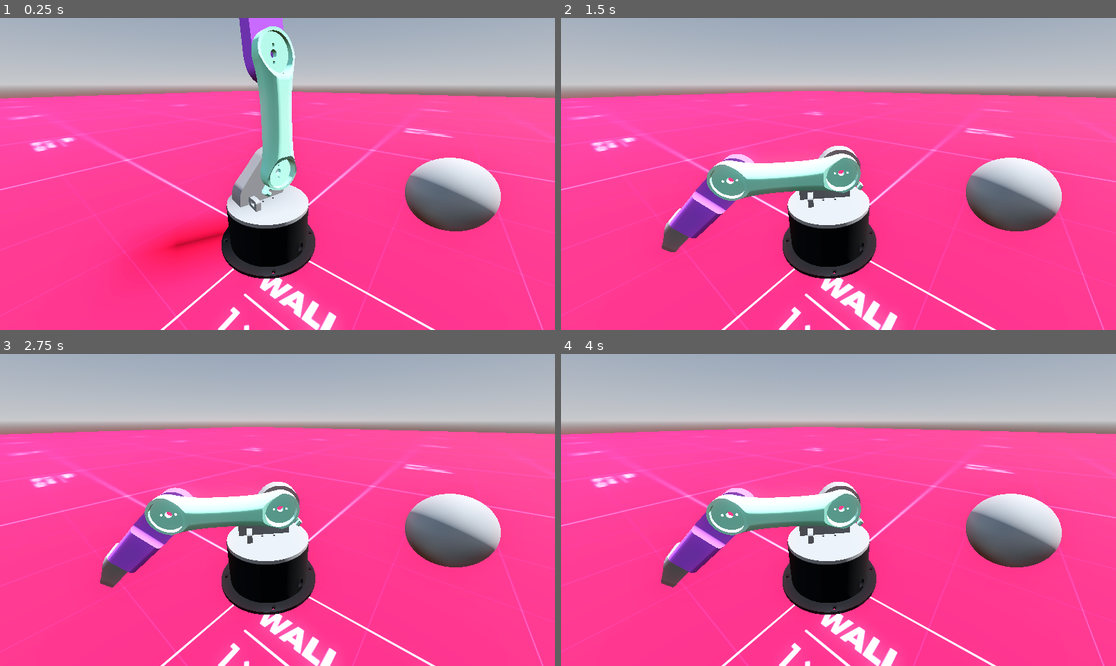
Above: before the commit, frames 1-4 (two rows, left to right).
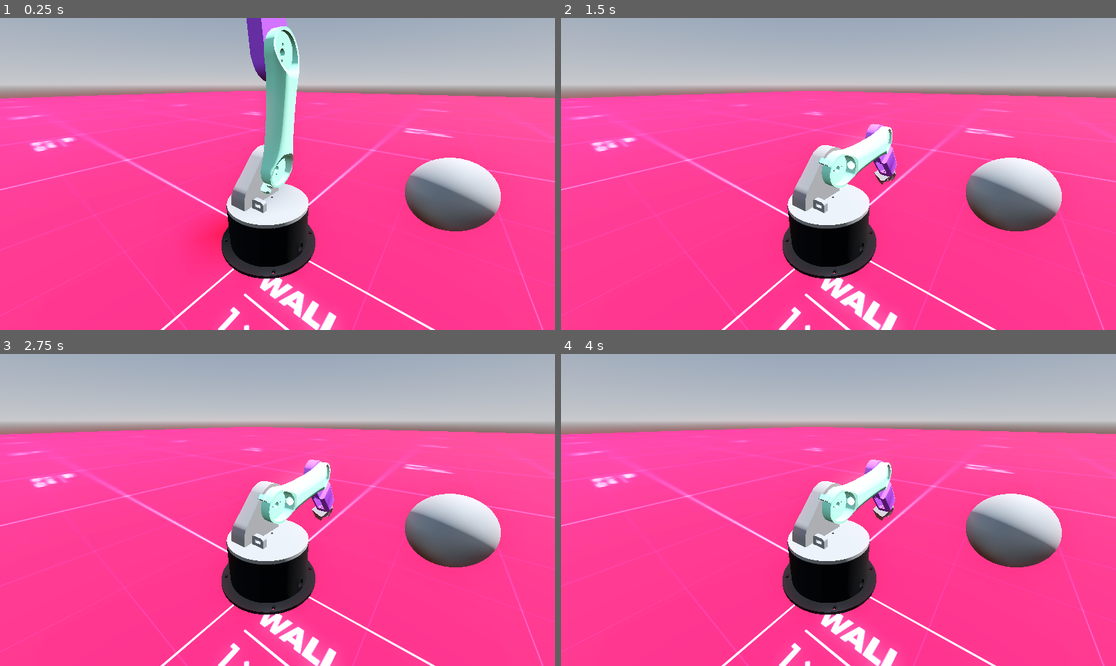
Above: after the commit, the same moments.

Repository: UniCT-ARSLab/RobotArmSimulator
Game: Godot game, scene res://main.tscn
The game is run twice, just before and just after one commit, with the same random seed, the same clock (stepped at 60 frames per second) and the same inputs.
Inputs:
- Up to frame 1 (0.25 s): no input
- Up to frame 2 (1.5 s): hold Right (ui_right) 0.53-1.28 s; hold Down (ui_down) from 1.28 s (still down)
- Up to frame 3 (2.75 s): release Down (ui_down) at 2.03 s; hold Right (ui_right) from 2.03 s (still down)
- Up to frame 4 (4 s): release Right (ui_right) at 2.78 s; hold Up (ui_up) 2.78-3.53 s; hold Left (ui_left) from 3.53 s (still down)

The runs differ from the first frame. In frame 1, 4.5% of the frame differs, in the area x 23-56%, y 0-82%; in frame 2, 5.7%; in frame 3, 5.8%; in frame 4, 5.8%, in the area x 18-61%, y 33-75%.

Commit message:
sistemazioni varie

Diff:
--- a/objects/robot/robot.gd
+++ b/objects/robot/robot.gd
@@ -19,16 +19,16 @@
 
 	server = UDPServer.new()
 	server.listen(udpPort)
-	#otorBase["motor/enable"] = true
-	#motorArm1["motor/enable"] = false
-	#motorArm2["motor/enable"] = false
-	#motorWrist["motor/enable"] = false
+	$motorBase["motor/enable"] = true
+	$motorArm1["motor/enable"] = false
+	#$motorArm2["motor/enable"] = true
+	#$motorWrist["motor/enable"] = true
 
 
-	#motorBase.set_param(HingeJoint3D.PARAM_MOTOR_TARGET_VELOCITY,0)
+	$motorBase.set_param(HingeJoint3D.PARAM_MOTOR_TARGET_VELOCITY,0)
 	#motorArm1.set_param(HingeJoint3D.PARAM_MOTOR_TARGET_VELOCITY,0)
-	#motorArm2.set_param(HingeJoint3D.PARAM_MOTOR_TARGET_VELOCITY,0)
-	#motorWrist.set_param(HingeJoint3D.PARAM_MOTOR_TARGET_VELOCITY,0)
+	#$motorArm2.set_param(HingeJoint3D.PARAM_MOTOR_TARGET_VELOCITY,0)
+	#$motorWrist.set_param(HingeJoint3D.PARAM_MOTOR_TARGET_VELOCITY,0)
 	pass
 
 
@@ -47,22 +47,22 @@
 		arm2.setTorque(torque_arm_2)
 		wrist.setTorque(torque_wrist)
 
-		var tosend =  PackedByteArray()
+		var tosend =  PackedFloat32Array()
 		tosend.append(delta)
 
-		tosend.append_array(var_to_bytes(waist.linear_velocity))
-		tosend.append_array(var_to_bytes(waist.angular_velocity))
+		tosend.append(waist.global_rotation.x)
+		tosend.append(waist.angular_velocity.x)
 
-		tosend.append_array(var_to_bytes(arm1.linear_velocity))
-		tosend.append_array(var_to_bytes(arm1.angular_velocity))
+		tosend.append(arm1.global_rotation.x)
+		tosend.append(arm1.angular_velocity.x)
 
-		tosend.append_array(var_to_bytes(arm2.linear_velocity))
-		tosend.append_array(var_to_bytes(arm2.angular_velocity))
+		tosend.append(arm2.global_rotation.x)
+		tosend.append(arm2.angular_velocity.x)
 
-		tosend.append_array(var_to_bytes(wrist.linear_velocity))
-		tosend.append_array(var_to_bytes(wrist.angular_velocity))
+		tosend.append(wrist.global_rotation.x)
+		tosend.append(wrist.angular_velocity.x)
 		#print(tosend)
-		peer.put_packet(tosend)
+		peer.put_var(tosend)
 	#var motorBaseDirection = Input.get_axis("ui_left", "ui_right")
 	#var motorArm1Direction = Input.get_axis("ui_down", "ui_up")
 
--- a/objects/robot/robot.tscn
+++ b/objects/robot/robot.tscn
@@ -47,7 +47,7 @@
 
 [node name="Wrist" type="RigidBody3D" parent="."]
 transform = Transform3D(-4.37114e-08, 0, -1, 0, 1, 0, 1, 0, -4.37114e-08, -0.0117636, 0.306366, -0.0187458)
-mass = 0.1
+mass = 0.5
 script = ExtResource("4_473ep")
 rotation_axis = "Y"
 
@@ -76,7 +76,7 @@
 
 [node name="Arm2" type="RigidBody3D" parent="."]
 transform = Transform3D(1, 0, 0, 0, 1, 0, 0, 0, 1, -0.0056607, 0.216, -0.0138252)
-mass = 0.1
+mass = 0.5
 script = ExtResource("4_473ep")
 
 [node name="Arm02V3" type="MeshInstance3D" parent="Arm2"]
@@ -110,7 +110,7 @@
 
 [node name="Arm1" type="RigidBody3D" parent="."]
 transform = Transform3D(1, 0, 0, 0, 1, 0, 0, 0, 1, -0.00353243, 0.0959918, -0.0137799)
-mass = 0.1
+mass = 0.5
 script = ExtResource("4_473ep")
 
 [node name="Arm01" type="MeshInstance3D" parent="Arm1"]
@@ -133,7 +133,7 @@
 
 [node name="Waist" type="RigidBody3D" parent="."]
 transform = Transform3D(1, 0, 0, 0, 1, 0, 0, 0, 1, 0, 0.0558067, 0)
-mass = 0.02
+mass = 0.5
 script = ExtResource("4_473ep")
 rotation_axis = "Y"
 
